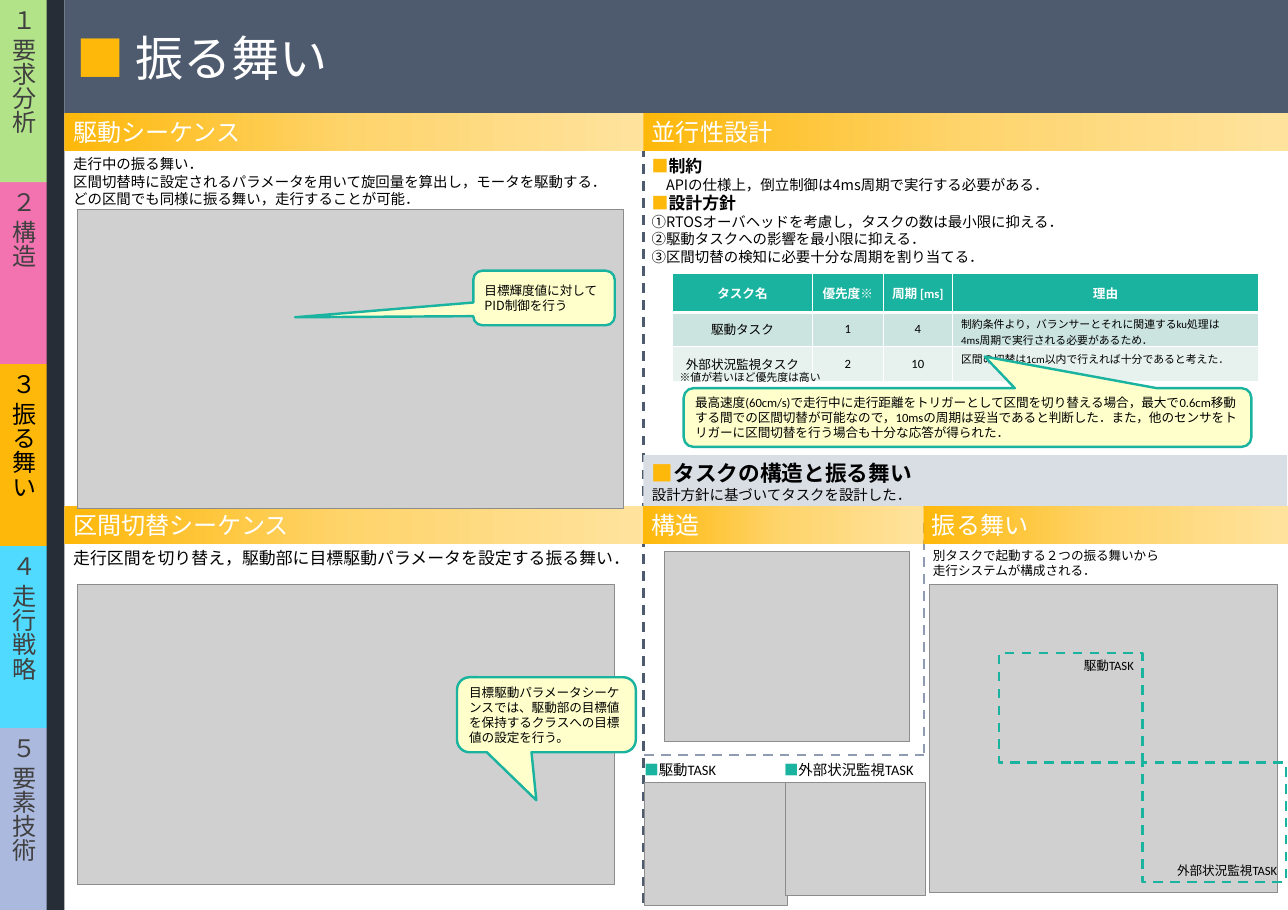
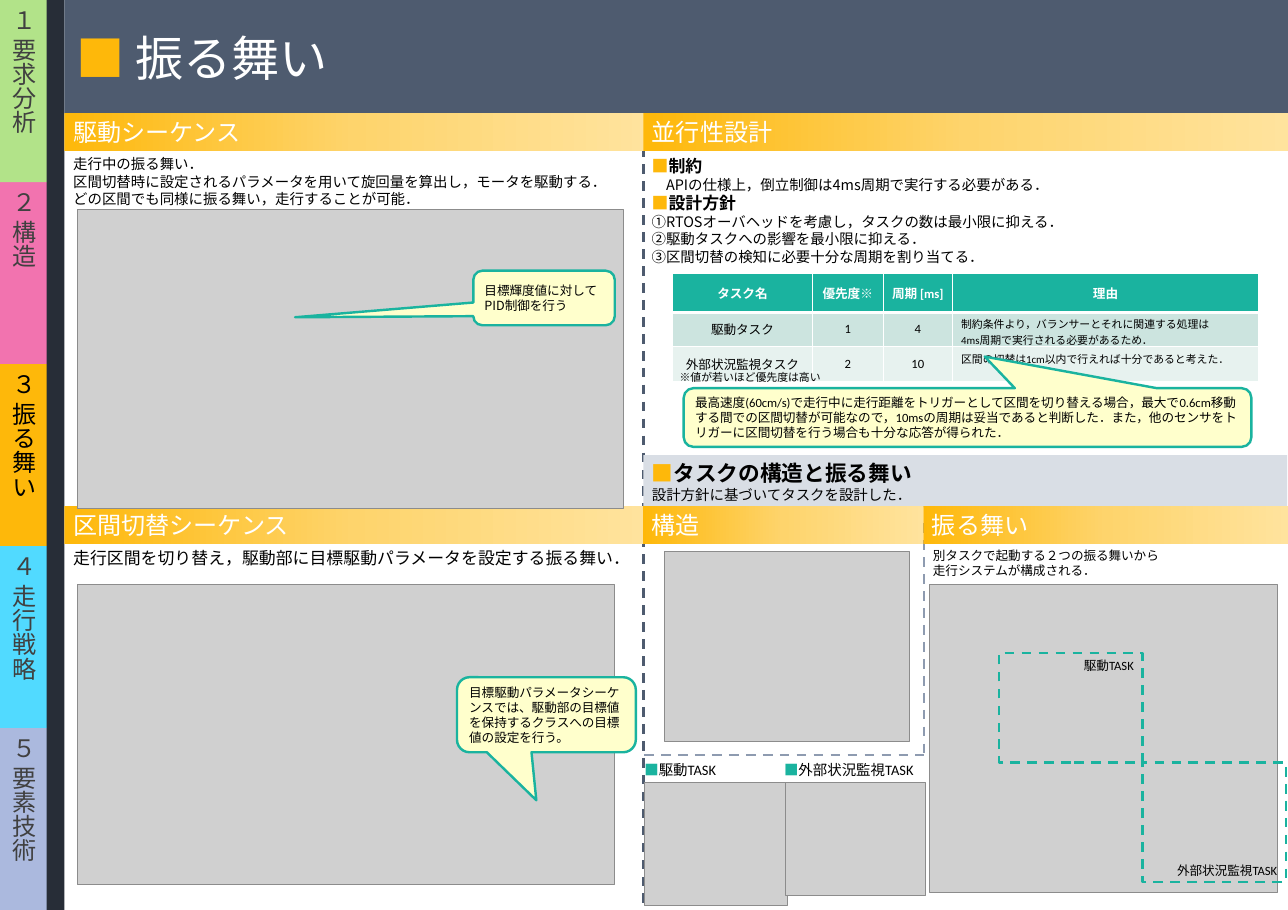
Before and after one commit to class-snct-rikitakelab/e-konbu2012, a slide deck: slide 4 of models/モデルシートniimura.pptx. Drawn at 1288x910 pixels with LibreOffice and Linux fonts; fonts in the diff are those of the drawing; grey boxes stand for pictures. Boxes give left, top, right and bottom in pixels: in the first picture for what was removed or moved away, otherwise in the second. Text is boxed around its words. In the diff, an @@ line names an element or a change of style, - is before the commit and + after.

```diff
--- a/models/モデルシートniimura.pptx
+++ b/models/モデルシートniimura.pptx
@@ table at [673,273,1259,377] @@
-row 2, column 4: 制約条件より，バランサーとそれに関連するku処理は 4ms周期で実行される必要があるため．
+row 2, column 4: 制約条件より，バランサーとそれに関連する処理は 4ms周期で実行される必要があるため．
```
Also in this commit, not shown: 2 other slides changed.
